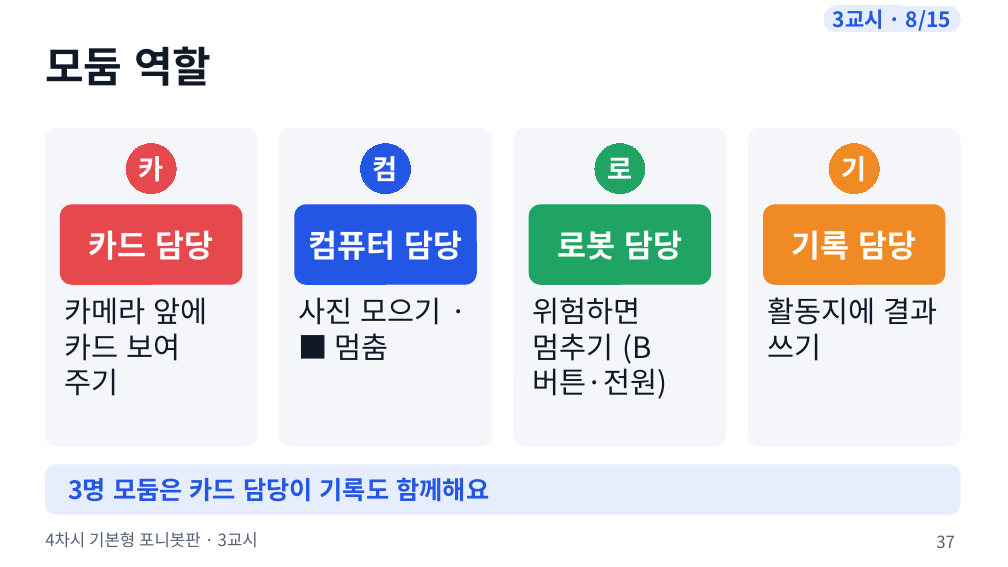
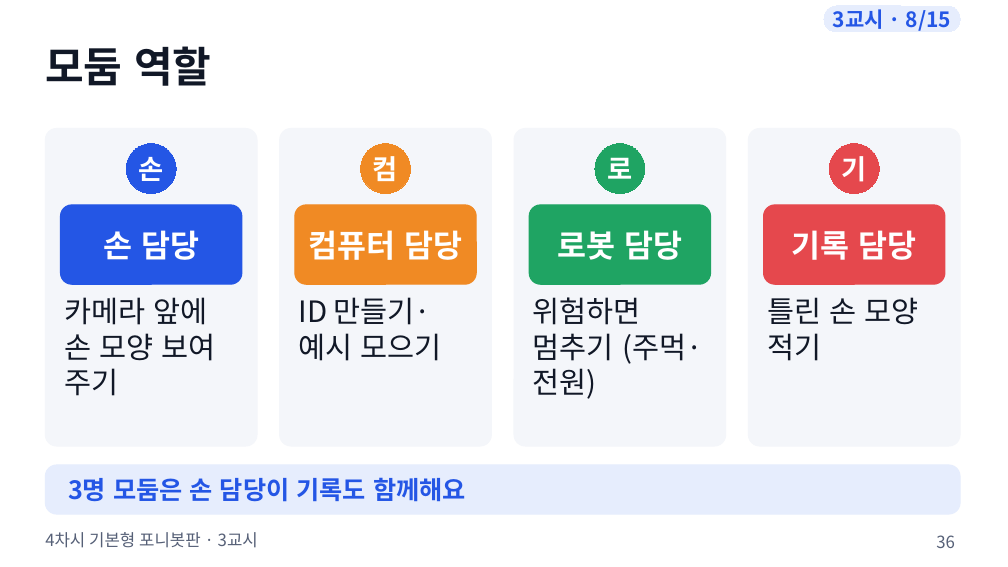
Before and after one commit to boundaryx01-uniquelife/microbit, a slide deck: slide 36 of bridge/ponybot/materials/포니봇_4차시_기본형/ponybot_4차시_수업슬라이드.pptx (slide 37 before the commit). Drawn at 1008x567 pixels with LibreOffice and Linux fonts; fonts in the diff are those of the drawing. Boxes give left, top, right and bottom in pixels: in the first picture for what was removed or moved away, otherwise in the second. Text is boxed around its words. In the diff, an @@ line names an element or a change of style, - is before the commit and + after.

```diff
--- a/bridge/ponybot/materials/포니봇_4차시_기본형/ponybot_4차시_수업슬라이드.pptx
+++ b/bridge/ponybot/materials/포니봇_4차시_기본형/ponybot_4차시_수업슬라이드.pptx
@@ ellipse "손" at [126,144,176,194]: fill #E5484D to #2456E5; outline #E5484D 0.75 pt to #2456E5 0.75 pt @@
@@ ellipse "컴" at [361,144,411,194]: fill #2456E5 to #F08A24; outline #2456E5 0.75 pt to #F08A24 0.75 pt @@
@@ ellipse "기" at [830,144,879,194]: fill #F08A24 to #E5484D; outline #F08A24 0.75 pt to #E5484D 0.75 pt @@
@@ text in ellipse at [139,157,164,181]: text changed @@
-카
+손
@@ rounded rectangle at [60,205,242,284]: fill #E5484D to #2456E5; outline #E5484D 1 pt to #2456E5 1 pt @@
@@ rounded rectangle at [295,205,476,284]: fill #2456E5 to #F08A24; outline #2456E5 1 pt to #F08A24 1 pt @@
@@ rounded rectangle at [764,205,945,284]: fill #F08A24 to #E5484D; outline #F08A24 1 pt to #E5484D 1 pt @@
@@ text at [103,230,199,260]: text changed @@
-카드 담당
+손 담당
@@ text at [64,297,216,396]: text changed @@
-카메라 앞에 카드 보여 주기
+카메라 앞에 손 모양 보여 주기
@@ text at [299,297,442,361]: text changed @@
-사진 모으기 · ■ 멈춤
+ID 만들기·예시 모으기
@@ text at [533,297,702,399]: text changed @@
-위험하면 멈추기 (B 버튼·전원)
+위험하면 멈추기 (주먹·전원)
@@ text at [767,297,919,361]: text changed @@
-활동지에 결과 쓰기
+틀린 손 모양 적기
@@ text at [68,477,466,502]: text changed @@
-3명 모둠은 카드 담당이 기록도 함께해요
+3명 모둠은 손 담당이 기록도 함께해요
@@ page number at [936,535,955,548]: text changed @@
-37
+36
```
Also in this commit, not shown: 22 other slides changed, 17 slides added, 18 slides removed, 10 other files.
